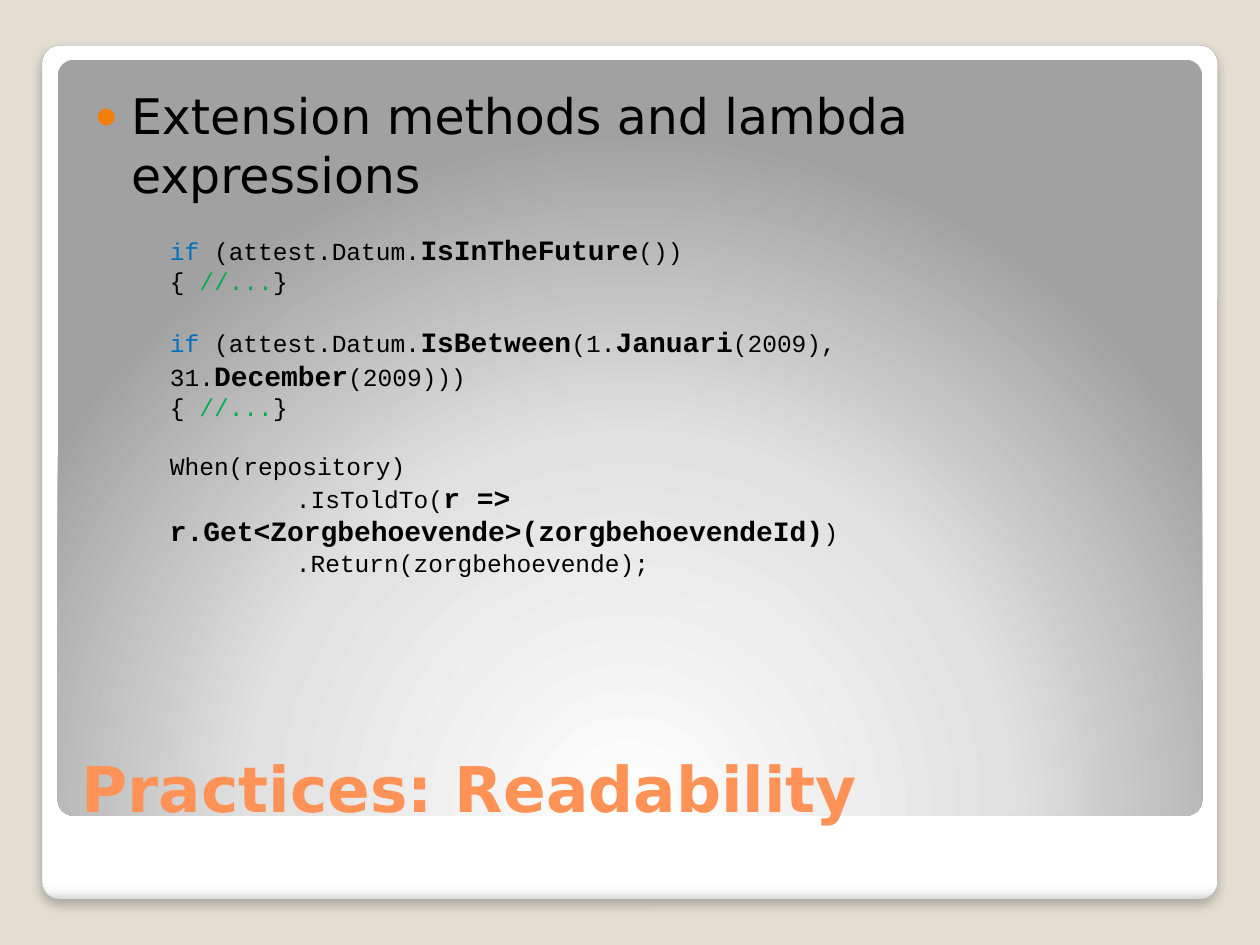
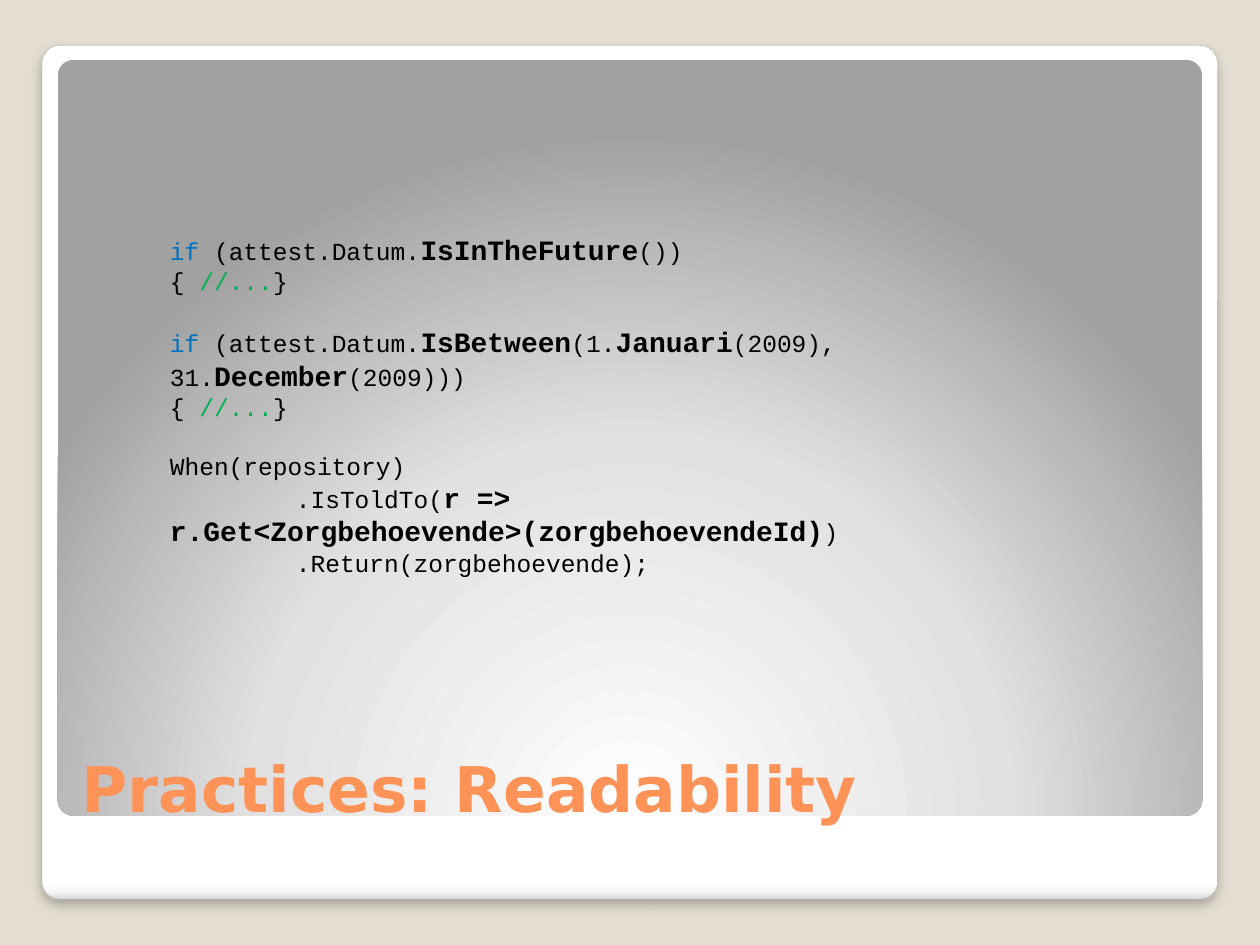
Before and after one commit to michelgrootjans/dkvlessonslearned, a slide deck: slide 8 of slides/Technical Session/Lessons learned.pptx. Drawn at 1260x945 pixels with LibreOffice and Linux fonts; fonts in the diff are those of the drawing. Boxes give left, top, right and bottom in pixels: in the first picture for what was removed or moved away, otherwise in the second. Text is boxed around its words. In the diff, an @@ line names an element or a change of style, - is before the commit and + after.

```diff
--- a/slides/Technical Session/Lessons learned.pptx
+++ b/slides/Technical Session/Lessons learned.pptx
@@ text removed at box(131, 96, 907, 203) @@
-● Extension methods and lambda expressions
```
Also in this commit, not shown: 4 other slides changed, 1 slide added.
